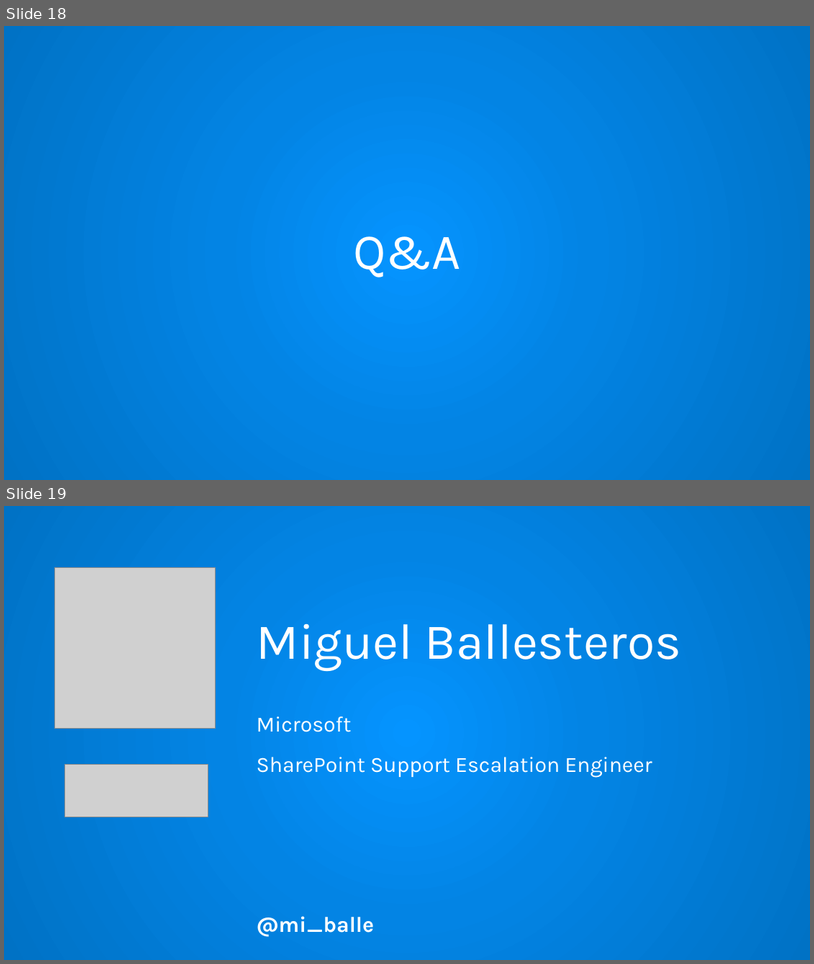
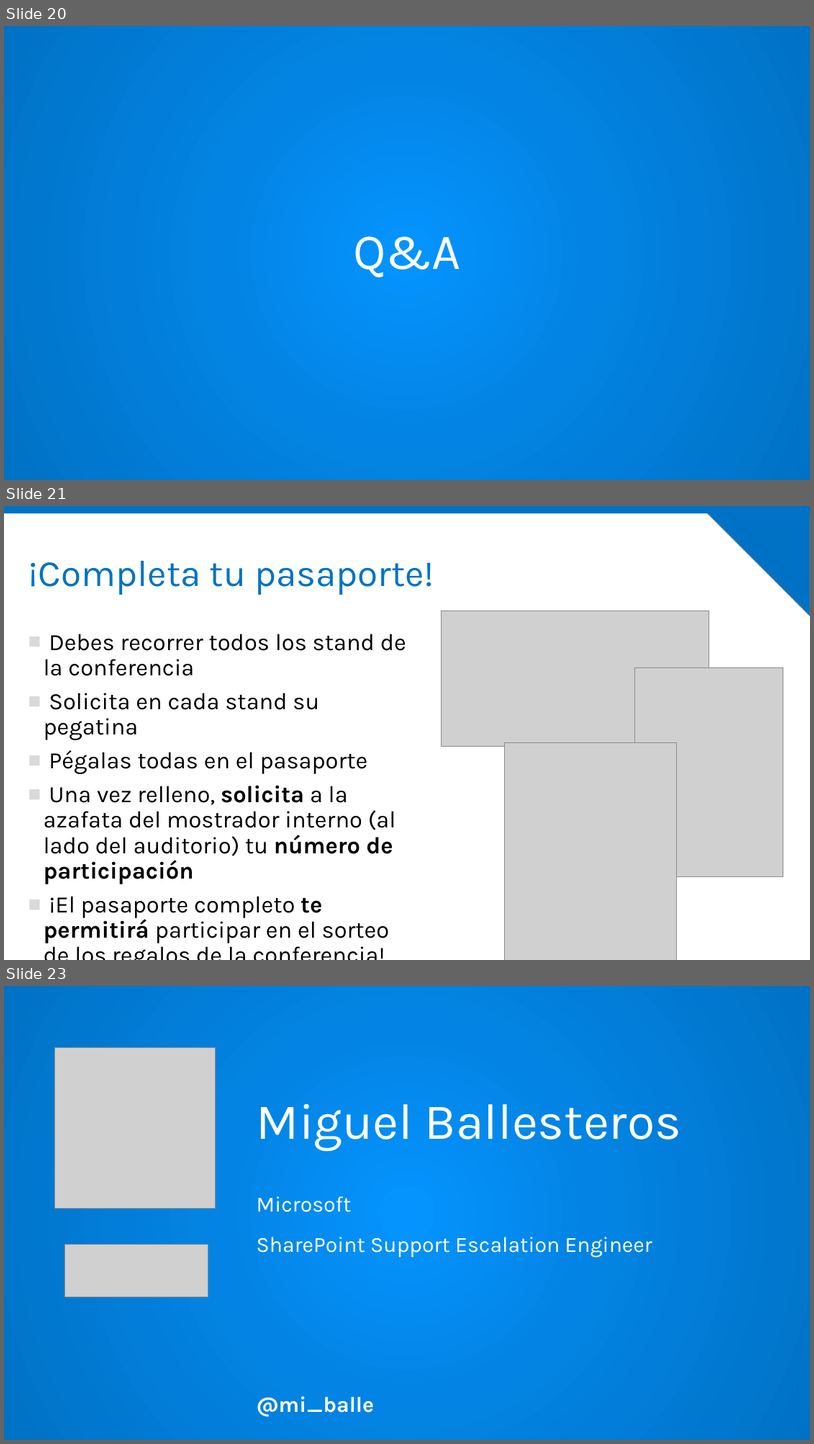
Before and after one commit to IberianSPC/Sessions2015, a slide deck: Build and intelligent Cloud/Miguel Ballesteros - Escenarios Alto Rendimiento para SPO.pptx. Shown one above the other, each under a label of ours: slides 18 and 19 before the commit, slides 20, 21 and 23 after it; the slides between them are not shown. The pictures are 814x964 and 814x1444 pixels, drawn with LibreOffice and Linux fonts; fonts in the diff are those of the drawing; grey boxes stand for pictures; background and template pictures are left out. Boxes give left, top, right and bottom in pixels: in the first picture for what was removed or moved away, otherwise in the second. Text is boxed around its words. In the diff, an @@ line names an element or a change of style, - is before the commit and + after.

```diff
--- a/Build and intelligent Cloud/Miguel Ballesteros - Escenarios Alto Rendimiento para SPO.pptx
+++ b/Build and intelligent Cloud/Miguel Ballesteros - Escenarios Alto Rendimiento para SPO.pptx
@@ slide 21 added at [4, 506, 810, 960], background picture (left out) @@
@@ rectangle added at [4, 506, 810, 513], fill #0072C5 @@
@@ right triangle added at [701, 506, 810, 615], fill #0072C5, outline #43739E 1 pt @@
@@ title added at [28, 561, 435, 595], 44 pt, text #0072C5 @@
+¡Completa tu pasaporte!
@@ picture added at [442, 611, 709, 746] @@
@@ text added at [44, 633, 406, 943], 28 pt, text #000000 @@
+■ Debes recorrer todos los stand de la conferencia
+■ Solicita en cada stand su pegatina
+■ Pégalas todas en el pasaporte
+■ Una vez relleno, solicita a la azafata del mostrador interno (al lado del auditorio) tu número de participación
+■ ¡El pasaporte completo te permitirá participar en el sorteo de los regalos de la conferencia!
@@ picture added at [635, 667, 783, 876] @@
@@ picture added at [505, 743, 676, 960] @@
@@ what was slide 18 is now slide 20 @@
@@ what was slide 19 is now slide 23 @@
```
Also in this commit, not shown: 6 slides changed, 3 other slides added.
